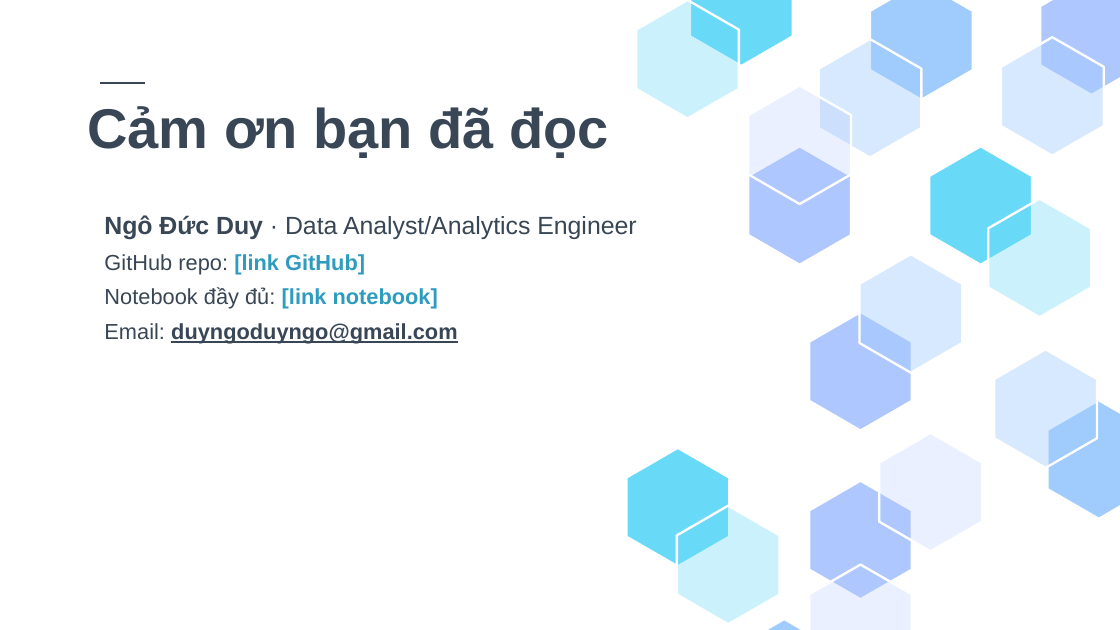
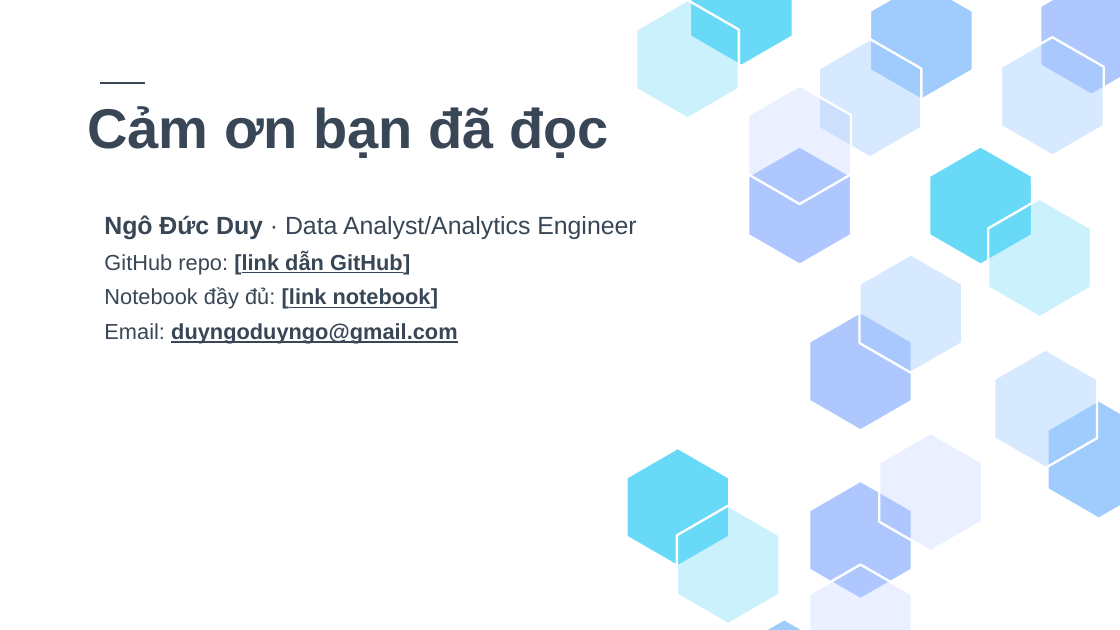
Before and after one commit to duyngoduyngo/smarttoys-ecommerce-analytics, a slide deck: slide 19 of reports/SmartToys_Business_Review.pptx. Drawn at 1120x630 pixels with LibreOffice and Linux fonts; fonts in the diff are those of the drawing. Boxes give left, top, right and bottom in pixels: in the first picture for what was removed or moved away, otherwise in the second. Text is boxed around its words. In the diff, an @@ line names an element or a change of style, - is before the commit and + after.

Commit message:
Add repo links to final slide

```diff
--- a/reports/SmartToys_Business_Review.pptx
+++ b/reports/SmartToys_Business_Review.pptx
@@ subtitle at [104,252,410,274]: text changed; text colour #2E9CBF to #384655 @@
-GitHub repo: [link GitHub]
+GitHub repo: [link dẫn GitHub]
@@ subtitle at [104,287,439,309]: text colour #2E9CBF to #384655, underline on in "[link notebook]" @@
```
Also in this commit, not shown: 1 other file.
